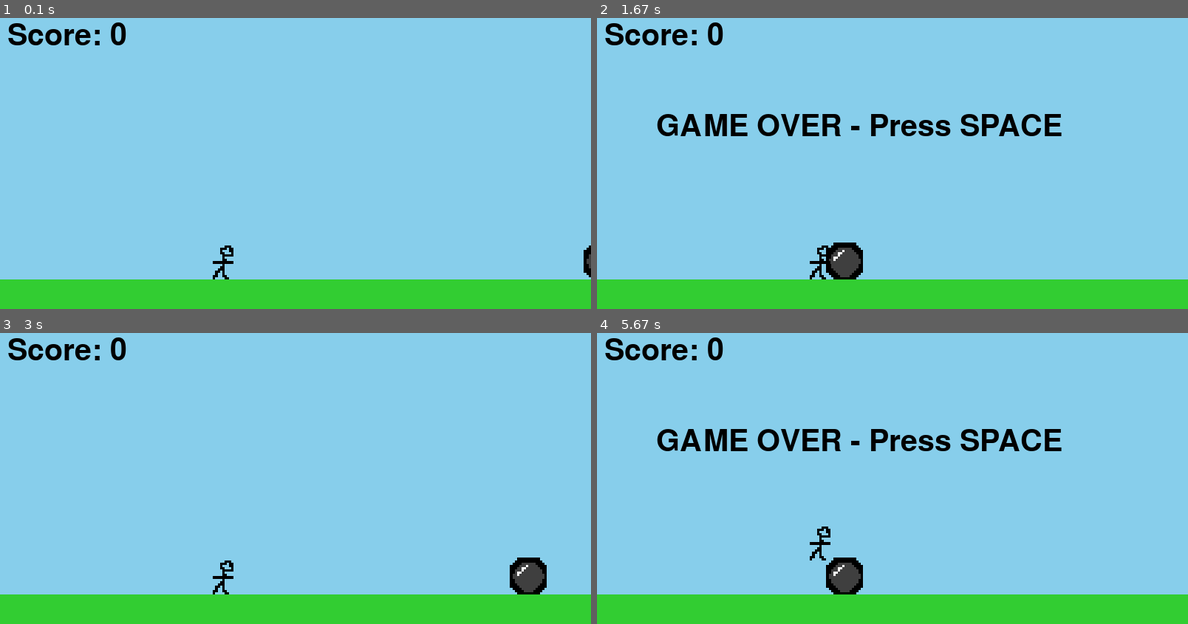
Above: before the commit, frames 1-4 (two rows, left to right).
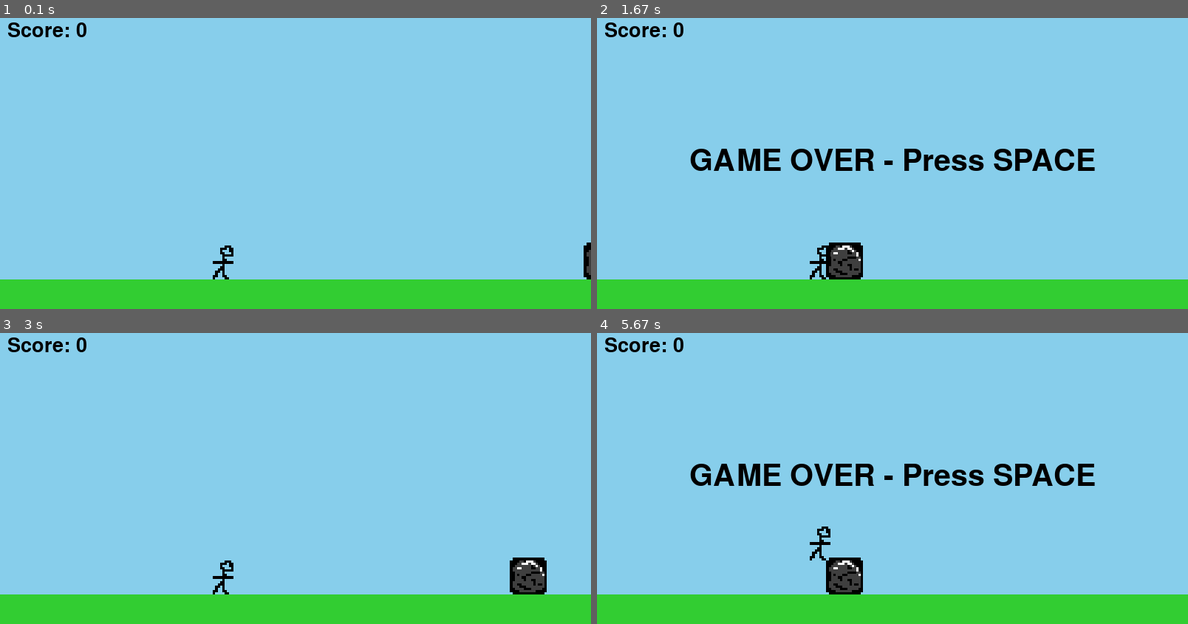
Above: after the commit, the same moments.

Repository: NGBRDCH1EF/First-Pygame
Game: pygame game, started from main.py
The game is run twice, just before and just after one commit, with the same random seed, the same clock (stepped at 60 frames per second) and the same inputs.
Inputs:
- Up to frame 1 (0.1 s): no input
- Up to frame 2 (1.67 s): no input
- Up to frame 3 (3 s): tap Space at 1.83, 2.23, 2.53, 2.73 s
- Up to frame 4 (5.67 s): tap Space at 3.07, 3.37, 3.57, 3.87, 4.13, 4.47, 4.77, 4.9, 5.3, 5.6 s

The runs differ from the first frame. In frame 1, 0.8% of the frame differs, in the area x 1-100%, y 1-90%; in frame 2, 5.9%; in frame 3, 1.0%; in frame 4, 5.9%, in the area x 1-85%, y 1-90%.

Commit message:
changed rock image and added resizing to window

Diff:
--- a/main.py
+++ b/main.py
@@ -9,15 +9,20 @@
 GREEN = (50, 205, 50)
 BLACK = (0, 0, 0)
 
-# --- window setup ---
-WIDTH, HEIGHT = 800, 400
-window = pygame.display.set_mode((WIDTH, HEIGHT))
+# --- base (virtual) resolution ---
+BASE_WIDTH, BASE_HEIGHT = 800, 400
+
+# resizable window (can be any size, we'll scale into it)
+window = pygame.display.set_mode((BASE_WIDTH, BASE_HEIGHT), pygame.RESIZABLE)
 pygame.display.set_caption("Runner")
+
+# surface we actually draw the game onto (fixed resolution)
+game_surface = pygame.Surface((BASE_WIDTH, BASE_HEIGHT))
 
 clock = pygame.time.Clock()
 
-# world setup
-GROUND_Y = HEIGHT - (HEIGHT // 10)
+# world setup (all in base resolution coordinates)
+GROUND_Y = BASE_HEIGHT - (BASE_HEIGHT // 10)
 game_over = False
 score = 0
 obstacle_passed = False  # has the current obstacle been counted for score?
@@ -29,7 +34,7 @@
 player_img2 = pygame.transform.scale(player_img2, (50, 50))
 player_imgs = [player_img1, player_img2]
 
-player = pygame.Rect(WIDTH // 3, GROUND_Y - 50, 50, 50)  # x, y, width, height
+player = pygame.Rect(BASE_WIDTH // 3, GROUND_Y - 50, 50, 50)  # x, y, width, height
 player_vel_y = 0
 GRAVITY = 1
 JUMP_STRENGTH = -14
@@ -40,24 +45,25 @@
 frame_timer = 0
 FRAME_SPEED = 8  # frames before swapping 0 <-> 1
 
-# Define Ground
-ground = pygame.Rect(0, GROUND_Y, WIDTH, HEIGHT // 10)
+# --- ground ---
+ground = pygame.Rect(0, GROUND_Y, BASE_WIDTH, BASE_HEIGHT // 10)
 
-# Define simple obstacle
+# --- obstacle ---
 obstacle_height = 50
 obstacle_width = 50
 obstacle_img = pygame.image.load("images/rock.png").convert_alpha()
 obstacle_img = pygame.transform.scale(obstacle_img, (50, 50))
 
 obstacle = pygame.Rect(
-    WIDTH + obstacle_width,
+    BASE_WIDTH + obstacle_width,
     GROUND_Y - obstacle_height,
     obstacle_width,
     obstacle_height
 )
 obstacle_speed = 10
 
-font = pygame.font.SysFont(None, 60)
+font = pygame.font.SysFont(None, 40)
+big_font = pygame.font.SysFont(None, 60)
 
 # --- main game loop ---
 running = True
@@ -72,11 +78,11 @@
             if event.key == pygame.K_SPACE:
                 if game_over:
                     # reset everything
-                    player.x = WIDTH // 3
+                    player.x = BASE_WIDTH // 3
                     player.y = GROUND_Y - 50
                     player_vel_y = 0
                     on_ground = True
-                    obstacle.x = WIDTH + obstacle_width
+                    obstacle.x = BASE_WIDTH + obstacle_width
                     game_over = False
                     score = 0
                     obstacle_passed = False
@@ -103,7 +109,7 @@
         # move obstacle
         obstacle.x -= obstacle_speed
         if obstacle.x <= -obstacle_width:
-            obstacle.x = WIDTH + obstacle_width
+            obstacle.x = BASE_WIDTH + obstacle_width
             obstacle_passed = False  # new obstacle coming, not counted yet
 
         # check collision
@@ -121,20 +127,39 @@
             frame_timer = 0
             current_frame = (current_frame + 1) % 2  # swap 0 <-> 1
 
-    # --- draw ---
-    window.fill(SKY_BLUE)  # sky blue background
+    # --- draw everything onto game_surface (virtual resolution) ---
+    game_surface.fill(SKY_BLUE)  # sky blue background
 
-    pygame.draw.rect(window, GREEN, ground)
-    window.blit(obstacle_img, obstacle)
-    window.blit(player_imgs[current_frame], player)
+    pygame.draw.rect(game_surface, GREEN, ground)
+    game_surface.blit(obstacle_img, obstacle)
+    game_surface.blit(player_imgs[current_frame], player)
 
     # draw score (always visible)
     score_text = font.render(f"Score: {score}", True, BLACK)
-    window.blit(score_text, (10, 10))
+    game_surface.blit(score_text, (10, 10))
 
     if game_over:
-        text = font.render("GAME OVER - Press SPACE", True, BLACK)
-        window.blit(text, (WIDTH // 10, HEIGHT // 3))
+        text = big_font.render("GAME OVER - Press SPACE", True, BLACK)
+        text_rect = text.get_rect(center=(BASE_WIDTH // 2, BASE_HEIGHT // 2))
+        game_surface.blit(text, text_rect)
+
+    # --- scale game_surface to window size ---
+    win_w, win_h = window.get_size()
+    scale_x = win_w / BASE_WIDTH
+    scale_y = win_h / BASE_HEIGHT
+    scale = min(scale_x, scale_y)  # keep aspect ratio
+
+    scaled_w = int(BASE_WIDTH * scale)
+    scaled_h = int(BASE_HEIGHT * scale)
+
+    scaled_surface = pygame.transform.scale(game_surface, (scaled_w, scaled_h))
+
+    # center the scaled game on the window
+    offset_x = (win_w - scaled_w) // 2
+    offset_y = (win_h - scaled_h) // 2
+
+    window.fill(BLACK)  # letterbox background
+    window.blit(scaled_surface, (offset_x, offset_y))
 
     pygame.display.flip()
     clock.tick(60)
Binary file changed: images/rock.png
